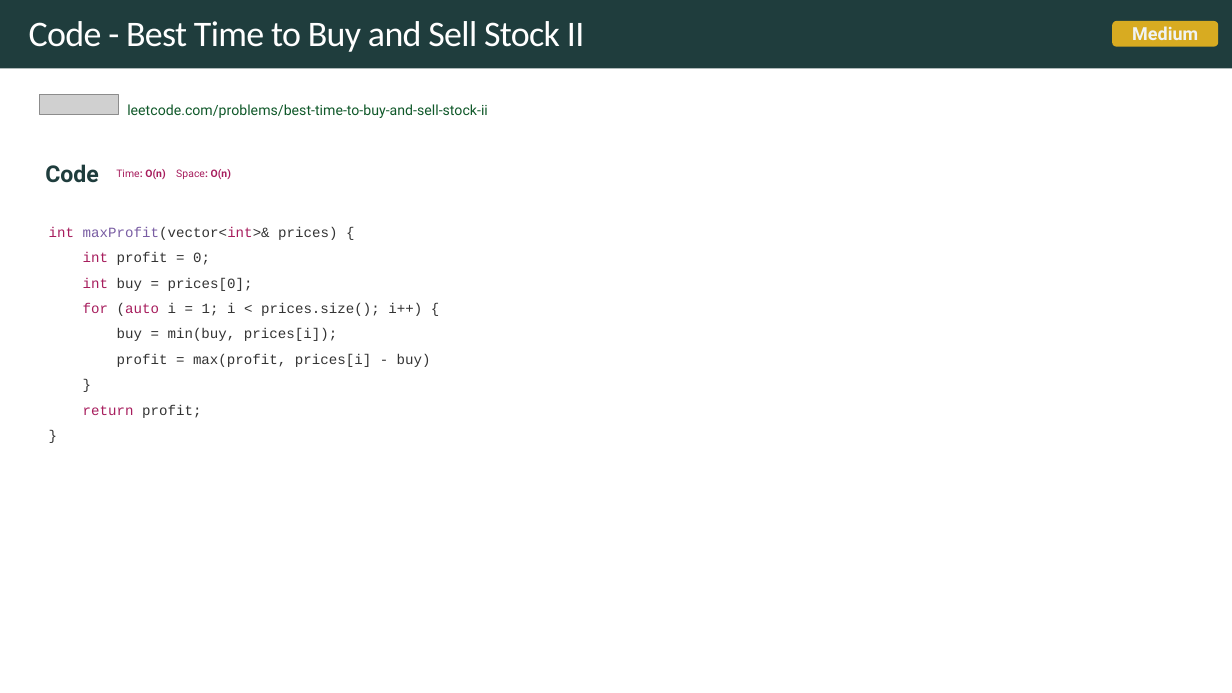
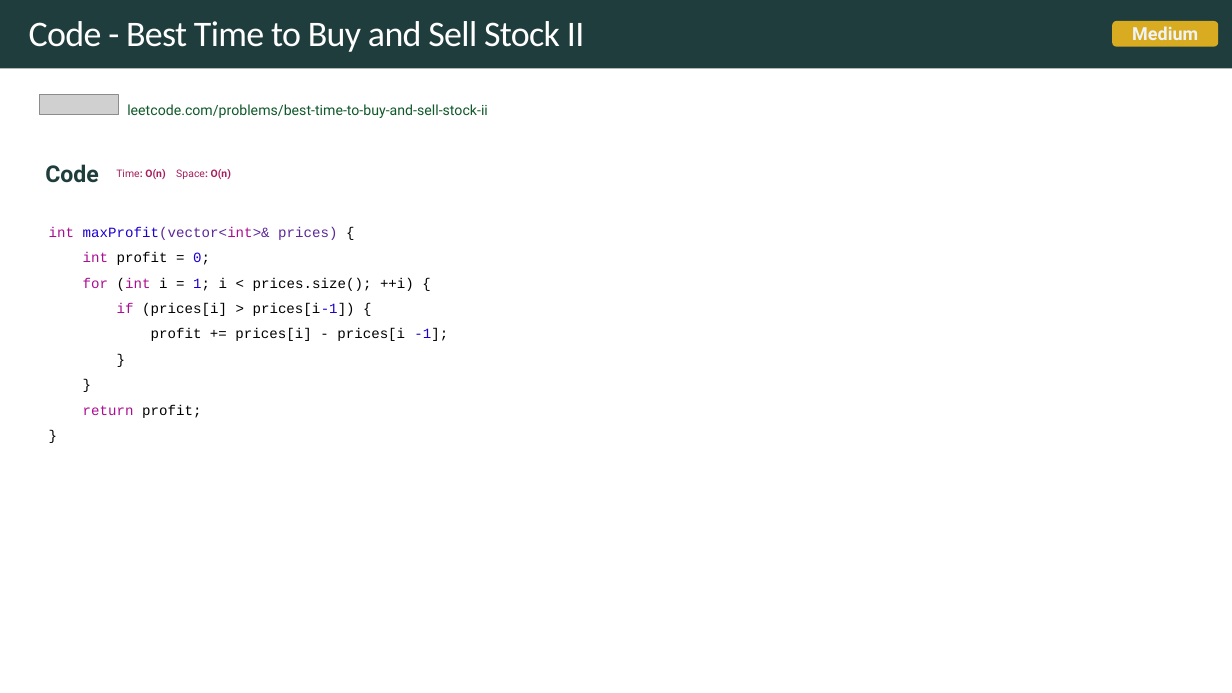
Before and after one commit to rfdavid/coding-interview-handbook-cpp, a slide deck: slide 29 of Algorithm and problem Solving Cheatsheet.pptm. Drawn at 1232x693 pixels with LibreOffice and Linux fonts; fonts in the diff are those of the drawing; grey boxes stand for pictures. Boxes give left, top, right and bottom in pixels: in the first picture for what was removed or moved away, otherwise in the second. Text is boxed around its words. In the diff, an @@ line names an element or a change of style, - is before the commit and + after.

```diff
--- a/Algorithm and problem Solving Cheatsheet.pptm
+++ b/Algorithm and problem Solving Cheatsheet.pptm
@@ text at [49,226,448,418]: text changed; text colour #333333 to #000000 @@
-int maxProfit(vector<int>& prices) {
-int profit = 0;
-int buy = prices[0];
-for (auto i = 1; i < prices.size(); i++) {
-buy = min(buy, prices[i]);
-profit = max(profit, prices[i] - buy)
-}
-return profit;
-}
+int maxProfit(vector<int>& prices) {
+int profit = 0;
+for (int i = 1; i < prices.size(); ++i) {
+if (prices[i] > prices[i-1]) {
+profit += prices[i] - prices[i -1];
+}
+}
+return profit;
+}
```
Also in this commit, not shown: 11 other slides changed, 18 slides added, 16 other files.
